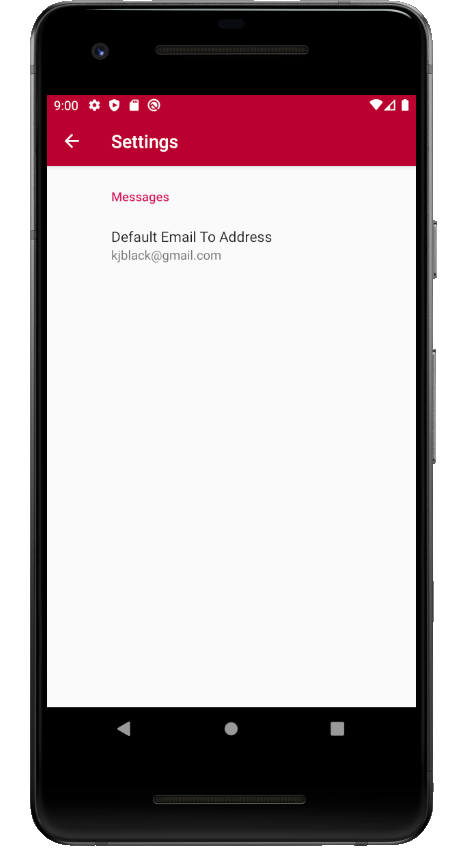
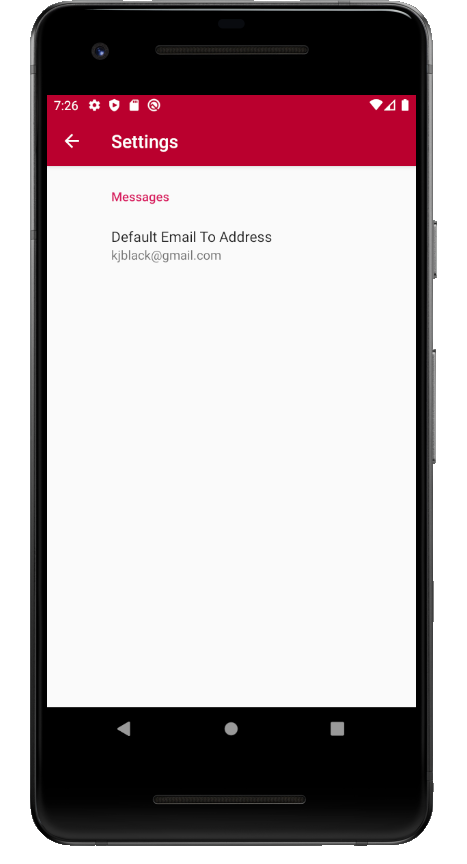
Before/after of a 467px x 864px layered artwork. What changed in the layer stack:
painted on "Android Emulator - Pixel_2_API_29:5554" over bbox(54, 100, 78, 111)
